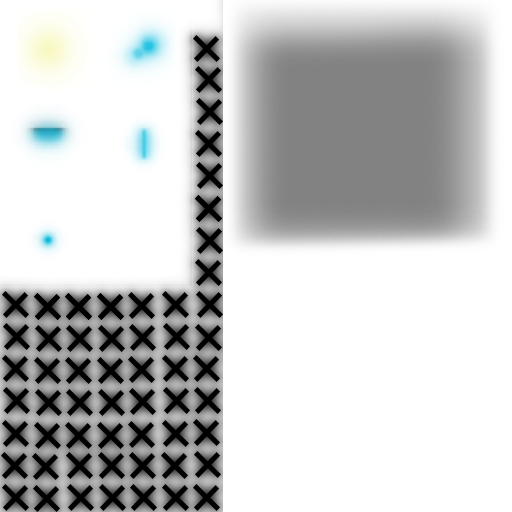
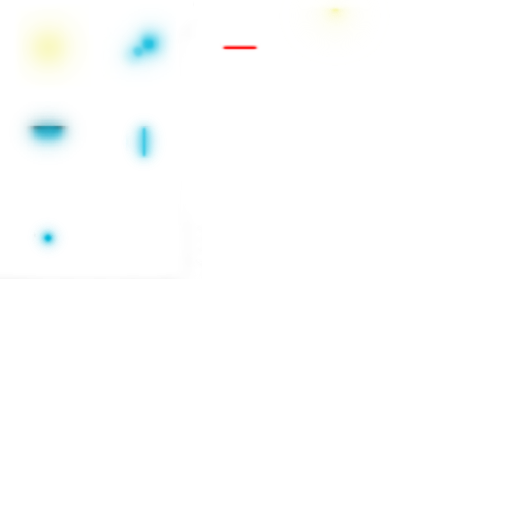
Comparing the layer stacks of the two 512px x 512px images. Changes:
removed layer "Layer 1" over [223, 0, 500, 253]
painted on "Layer 8 copy 3" over [0, 0, 390, 512]
